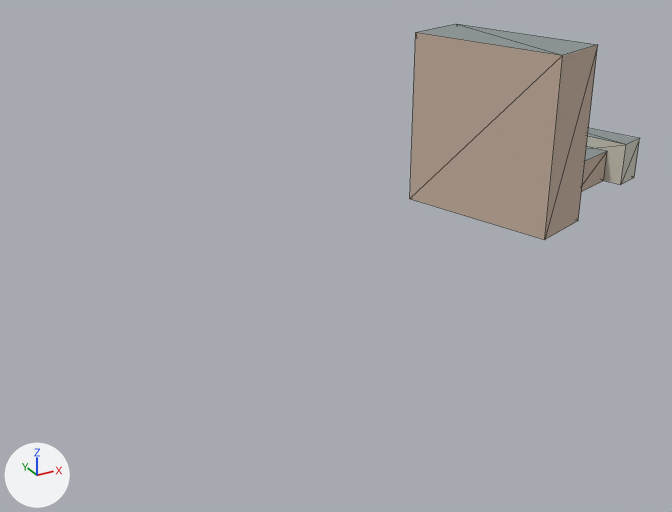
One commit to the glTF model game/assets/resources/districts/flushing/context-1--1.gltf: the scene before it, then after it.
Both versions are drawn from a camera (50 mm lens) standing at (78.6, -129.6, 79.9) and looking at (161.2, 20.5, 4.9). Arrows for +X, +Y and +Z are at lower left; the lights stay in place. The picture after the commit comes second. Mesh edges are drawn as thin lines. Vertices at exactly the same position are counted once.

Names of what the first picture shows: 'context-1--1'.
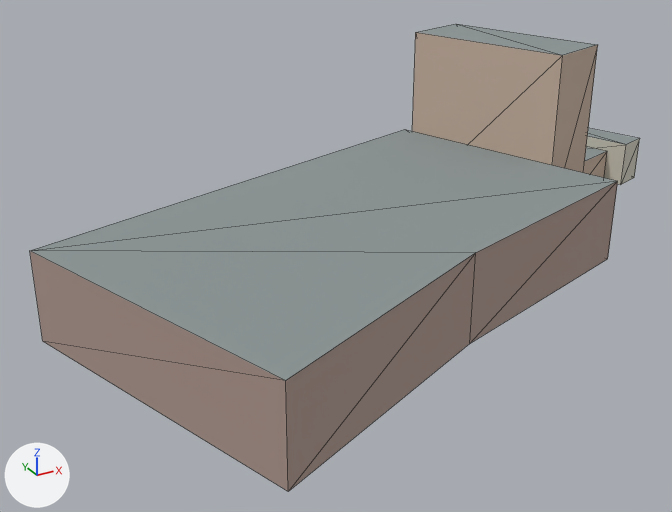
Location of each change, (x1, y1, x2, y2) in pixels of the pictures (672 x 512 px):
'context-1--1', reshaped (165% wider, 116% taller)
    before: (410, 24, 640, 240)
    after: (30, 24, 640, 491)
part 1 of me_context_1__1, added
    after: (30, 130, 618, 491)

The change, as a list of edits to the scene's bpy script:
```text
Change me_context_1__1:
    used by ob_context_1__1; location = (0.0, 0.0, 0.0)
    remove me_context_1__1.from_pydata(...)  # 36 vertices, 50 faces; spans x 199.5..260.3, y 15.7..70.2, z 0.0..40.8
    add me_context_1__1.from_pydata(...)  # 46 vertices, 63 faces; spans x 103.1..260.3, y -36.3..70.2, z 0.0..40.8
    me_context_1__1 part 1
    5 vertices are added at (168.7, -14.7, 0.0), (122.6, -36.3, 0.0), (103.1, 22.4, 0.0), (198.7, 54.2, 0.0), (216.3, 1.2, 0.0)
    5 new vertices lie (0.0, 0.0, 17.4) away from vertices in x 103.1..216.3, y -36.3..54.2, z 0.0
    10 new faces join them, mat_nyc_wall_2 (beige #ad978e)
    3 new faces join them, mat_nyc_roof (grey #8b9595)
```
